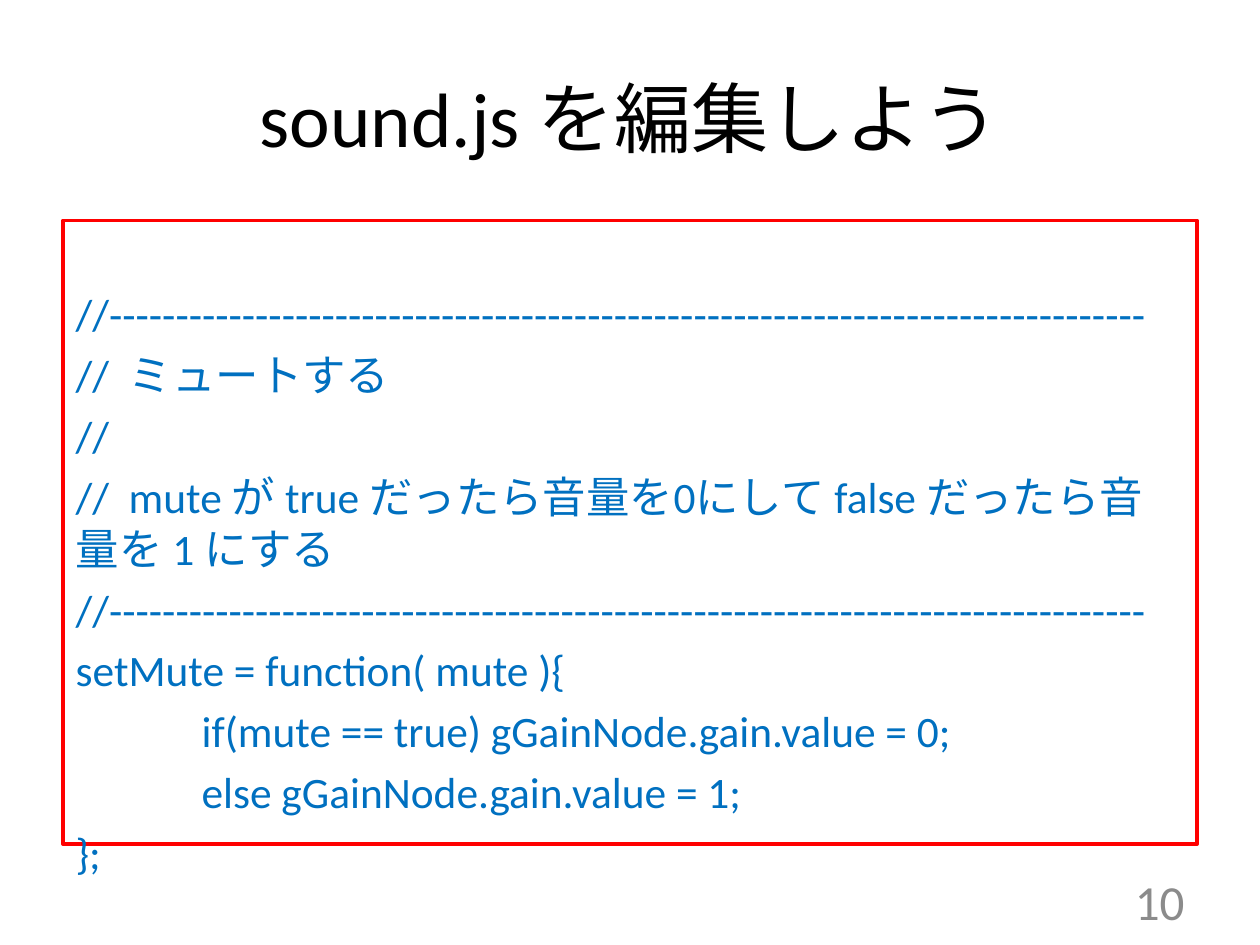
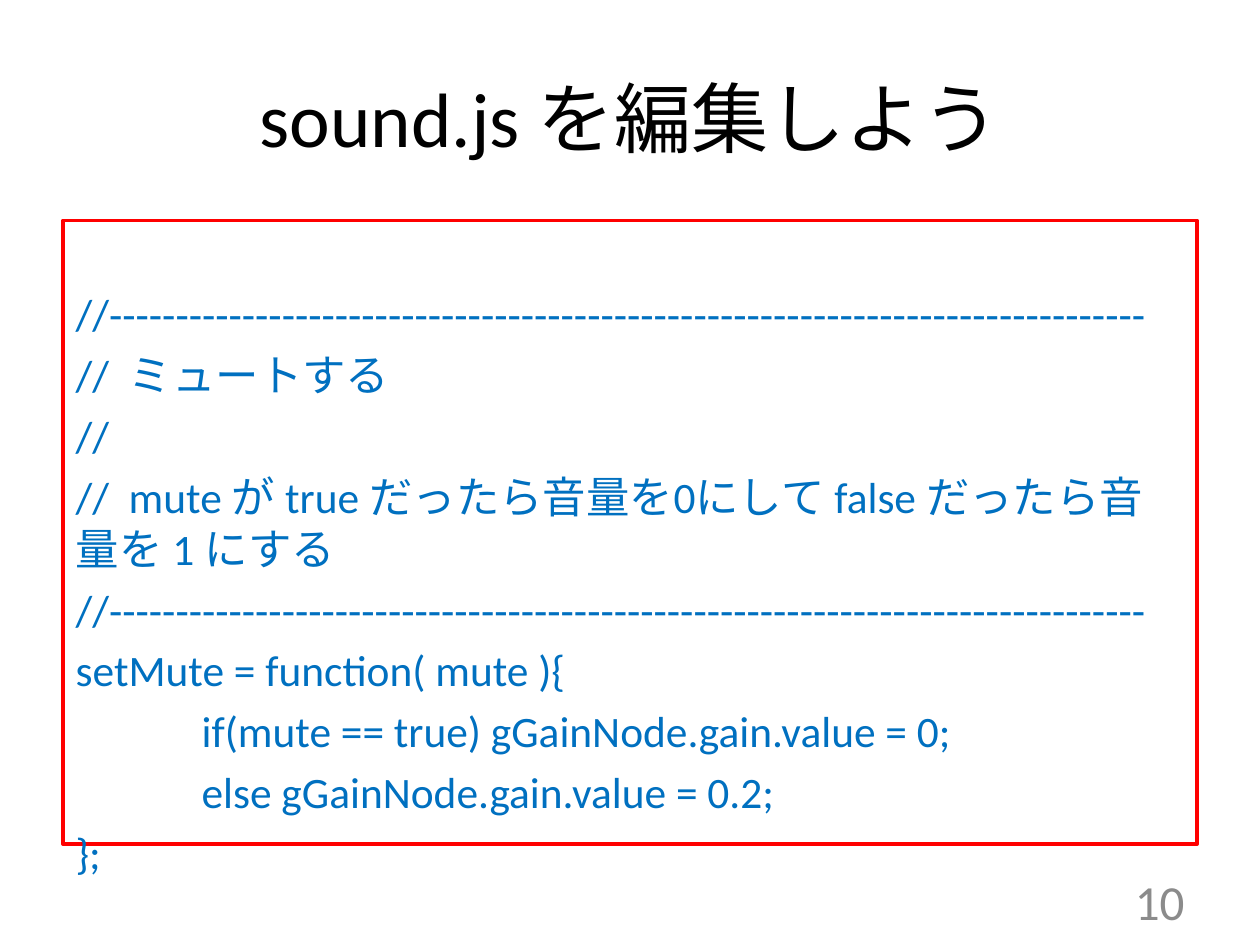
Before and after one commit to chuo-u-openproject/tel.min, a slide deck: slide 10 of ppt/shakyou-03-02_mute.pptx. Drawn at 1260x945 pixels with LibreOffice and Linux fonts; fonts in the diff are those of the drawing; background and template pictures are left out. Boxes give left, top, right and bottom in pixels: in the first picture for what was removed or moved away, otherwise in the second. Text is boxed around its words. In the diff, an @@ line names an element or a change of style, - is before the commit and + after.

Commit message:
modified gainValue

```diff
--- a/ppt/shakyou-03-02_mute.pptx
+++ b/ppt/shakyou-03-02_mute.pptx
@@ text at bbox=[202, 778, 774, 816]: text changed @@
-else gGainNode.gain.value = 1;
+else gGainNode.gain.value = 0.2;
```
Also in this commit, not shown: 3 other files.
